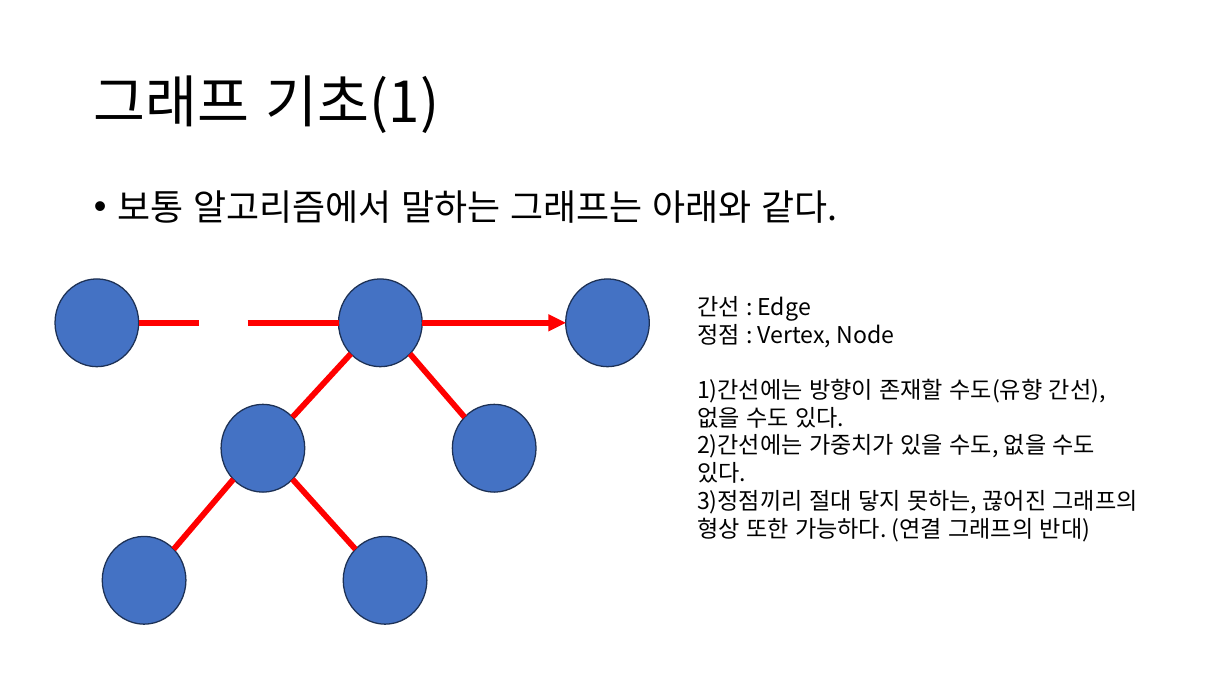
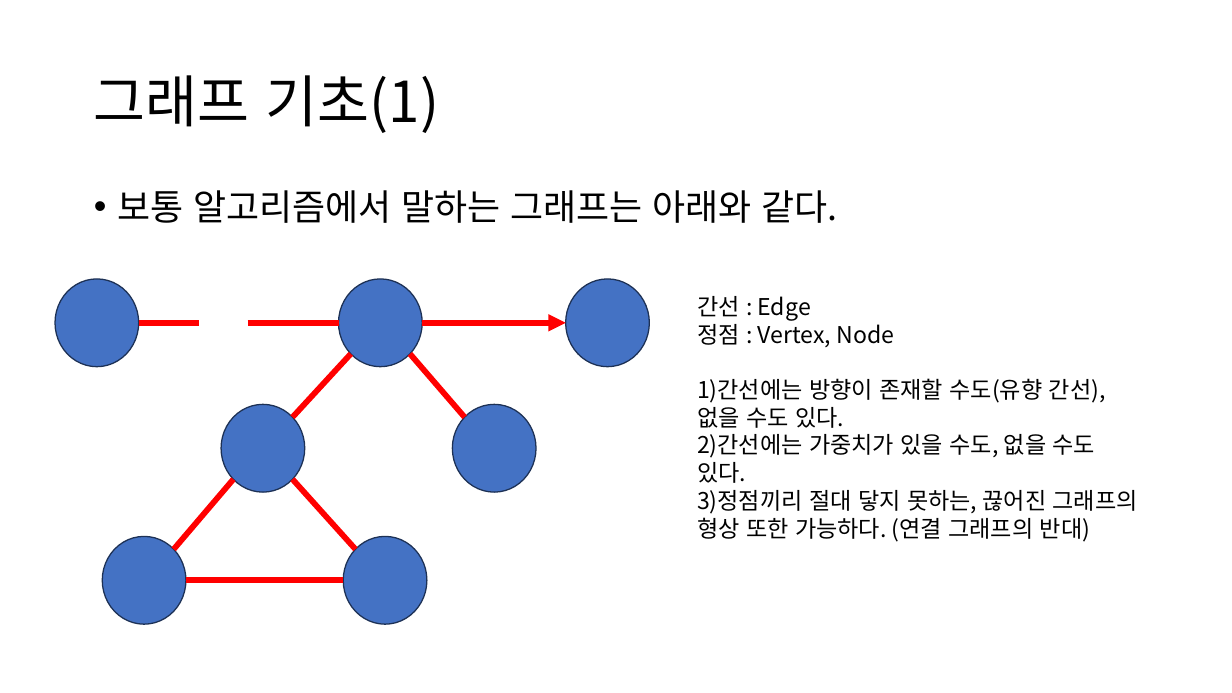
Before and after one commit to quizoverflow/2023_Algorithm_Study, a slide deck: slide 3 of fourth_week/4주차_그래프탐색.pptx. Drawn at 1232x693 pixels with LibreOffice and Linux fonts; fonts in the diff are those of the drawing. Boxes give left, top, right and bottom in pixels: in the first picture for what was removed or moved away, otherwise in the second. Text is boxed around its words. In the diff, an @@ line names an element or a change of style, - is before the commit and + after.

```diff
--- a/fourth_week/4주차_그래프탐색.pptx
+++ b/fourth_week/4주차_그래프탐색.pptx
@@ line added from (186, 580) to (343, 580), #FF0000 4.5 pt @@
```
Also in this commit, not shown: 1 other slide changed, 1 slide added, 3 slides removed, 2 other files.
